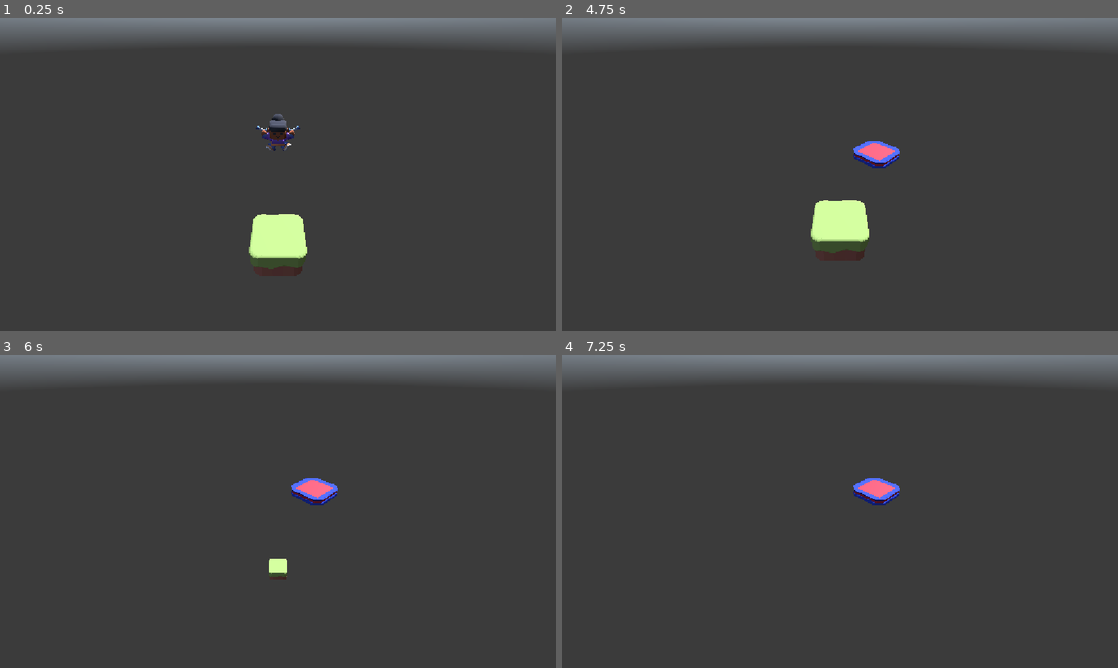
Above: before the commit, frames 1-4 (two rows, left to right).
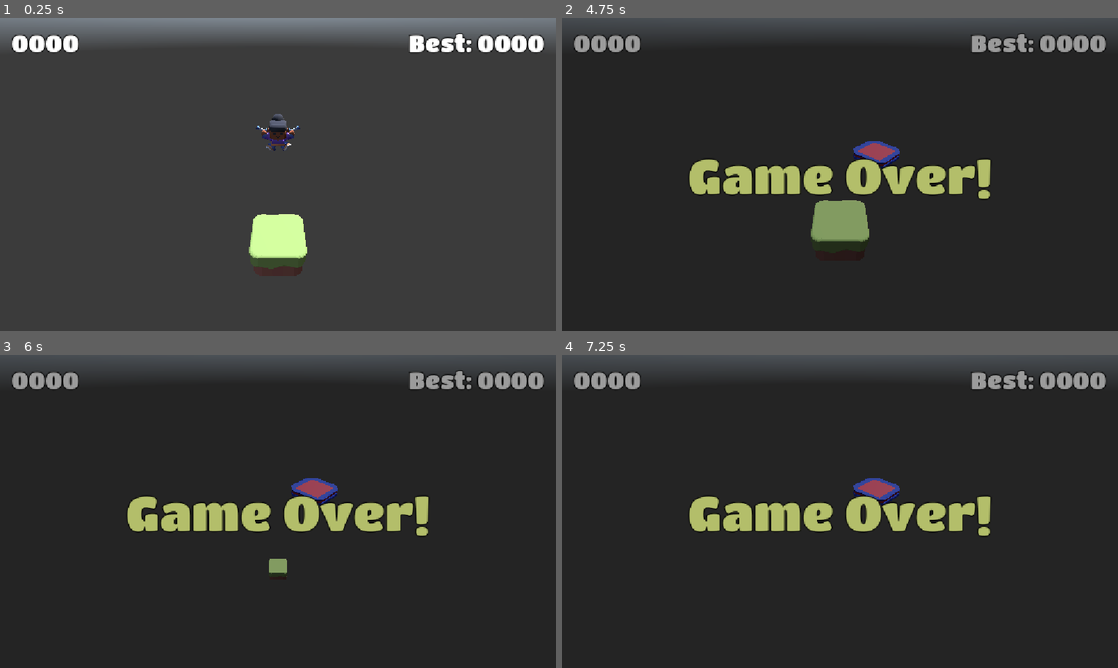
Above: after the commit, the same moments.

Repository: ChristiannYa/sky-pogo
Game: Godot game, scene res://scenes/game/game.tscn
The game is run twice, just before and just after one commit, with the same random seed, the same clock (stepped at 60 frames per second) and the same inputs. A sky picture missing from this copy of the repository is replaced by a grey-blue gradient. Sound files missing from this copy of the repository are replaced by a short silence.
Inputs:
- Up to frame 1 (0.25 s): no input
- Up to frame 2 (4.75 s): hold Right (ui_right) 0.53-1.28 s; tap Space (space) every 0.75 s from 0.6 to 4.35 s; hold Left (ui_left) 1.28-2.03 s; hold Right (ui_right) 2.03-2.78 s; hold Up (ui_up) 2.78-3.53 s; hold Left (ui_left) from 3.53 s (still down)
- Up to frame 3 (6 s): tap Space (space) at 5.1, 5.85 s; release Left (ui_left) at 5.78 s; hold Right (ui_right) from 5.78 s (still down)
- Up to frame 4 (7.25 s): tap Enter at 6.5 s; release Right (ui_right) at 6.53 s; hold Up (ui_up) from 6.53 s (still down); tap Space (space) at 6.6 s

The runs differ from the first frame. In frame 1, 1.7% of the frame differs, in the area x 2-98%, y 4-12%; in frame 2, 17%, in the area x 0-100%, y 0-78%; in frame 3, 15%; in frame 4, 15%.

Commit message:
18-game-ui

Diff:
--- /dev/null
+++ b/game_ui/game_ui.gd
@@ -0,0 +1,10 @@
+extends Control
+
+@onready var game_over_color_rect: ColorRect = $GameOverColorRect
+
+
+func _ready() -> void:
+	SignalHub.game_over.connect(on_game_over)
+
+func on_game_over():
+	game_over_color_rect.show()
--- /dev/null
+++ b/game_ui/game_ui.tscn
@@ -0,0 +1,72 @@
+[gd_scene format=3 uid="uid://fcond4xevwh2"]
+
+[ext_resource type="LabelSettings" uid="uid://bhoveqhi74e5w" path="res://resources/score_label.tres" id="1_dfl03"]
+[ext_resource type="Script" uid="uid://v8r6y7g31oxi" path="res://game_ui/game_ui.gd" id="1_h0okc"]
+[ext_resource type="FontFile" uid="uid://co8qmdm4sb1qw" path="res://assets/fonts/TitanOne-Regular.ttf" id="2_0osaa"]
+
+[sub_resource type="LabelSettings" id="LabelSettings_h0okc"]
+font = ExtResource("2_0osaa")
+font_size = 102
+font_color = Color(0.70182985, 0.745899, 0.41591293, 1)
+outline_size = 8
+outline_color = Color(0, 0, 0, 1)
+
+[node name="GameUi" type="Control" unique_id=1722941089]
+layout_mode = 3
+anchors_preset = 15
+anchor_right = 1.0
+anchor_bottom = 1.0
+grow_horizontal = 2
+grow_vertical = 2
+script = ExtResource("1_h0okc")
+
+[node name="MarginContainer" type="MarginContainer" parent="." unique_id=1329690720]
+layout_mode = 1
+anchors_preset = 10
+anchor_right = 1.0
+offset_bottom = 56.0
+grow_horizontal = 2
+theme_override_constants/margin_left = 24
+theme_override_constants/margin_top = 24
+theme_override_constants/margin_right = 24
+
+[node name="ScoreLabel" type="Label" parent="MarginContainer" unique_id=275570678]
+layout_mode = 2
+size_flags_horizontal = 0
+text = "0000"
+label_settings = ExtResource("1_dfl03")
+
+[node name="HighScoreLabel" type="Label" parent="MarginContainer" unique_id=1464858650]
+layout_mode = 2
+size_flags_horizontal = 8
+text = "Best: 0000"
+label_settings = ExtResource("1_dfl03")
+horizontal_alignment = 2
+
+[node name="GameOverColorRect" type="ColorRect" parent="." unique_id=149635434]
+visible = false
+layout_mode = 1
+anchors_preset = 15
+anchor_right = 1.0
+anchor_bottom = 1.0
+grow_horizontal = 2
+grow_vertical = 2
+color = Color(0, 0, 0, 0.39215687)
+
+[node name="Label" type="Label" parent="GameOverColorRect" unique_id=346814964]
+layout_mode = 1
+anchors_preset = 8
+anchor_left = 0.5
+anchor_top = 0.5
+anchor_right = 0.5
+anchor_bottom = 0.5
+offset_left = -148.0
+offset_top = -28.0
+offset_right = 148.0
+offset_bottom = 28.0
+grow_horizontal = 2
+grow_vertical = 2
+text = "Game Over!"
+label_settings = SubResource("LabelSettings_h0okc")
+horizontal_alignment = 1
+vertical_alignment = 1
--- a/globals/signal_hub.gd
+++ b/globals/signal_hub.gd
@@ -2,7 +2,10 @@
 
 
 signal new_platform(pos: Vector3)
-
+signal game_over
 
 func emit_new_platform(pos: Vector3):
 	new_platform.emit(pos)
+
+func emit_game_over():
+	game_over.emit()
--- a/project.godot
+++ b/project.godot
@@ -22,7 +22,6 @@
 [display]
 
 window/stretch/mode="canvas_items"
-window/stretch/aspect="expand"
 
 [input]
 
--- /dev/null
+++ b/resources/score_label.tres
@@ -0,0 +1,9 @@
+[gd_resource type="LabelSettings" format=3 uid="uid://bhoveqhi74e5w"]
+
+[ext_resource type="FontFile" uid="uid://co8qmdm4sb1qw" path="res://assets/fonts/TitanOne-Regular.ttf" id="1_pe3ur"]
+
+[resource]
+font = ExtResource("1_pe3ur")
+font_size = 48
+outline_size = 8
+outline_color = Color(0, 0, 0, 1)
--- a/scenes/game/game.tscn
+++ b/scenes/game/game.tscn
@@ -5,6 +5,7 @@
 [ext_resource type="PackedScene" uid="uid://cj2syxkspb8u4" path="res://scenes/spawner/spawner.tscn" id="3_kelw5"]
 [ext_resource type="PackedScene" uid="uid://bvclg3754r5qh" path="res://scenes/player_camera/player_camera.tscn" id="4_kelw5"]
 [ext_resource type="AudioStream" uid="uid://dmr802jim7rv5" path="res://assets/audio/Arroz Con Pollo.mp3" id="5_lfrn8"]
+[ext_resource type="PackedScene" uid="uid://fcond4xevwh2" path="res://game_ui/game_ui.tscn" id="6_5i0tg"]
 
 [sub_resource type="PanoramaSkyMaterial" id="PanoramaSkyMaterial_ifgtf"]
 panorama = ExtResource("1_sul5r")
@@ -40,3 +41,5 @@
 volume_db = -9.0
 autoplay = true
 parameters/looping = true
+
+[node name="GameUi" parent="." unique_id=1722941089 instance=ExtResource("6_5i0tg")]
--- a/scenes/player/player.gd
+++ b/scenes/player/player.gd
@@ -61,4 +61,4 @@
 
 
 func _on_fallen_off_sound_finished() -> void:
-	print("game over")
+	SignalHub.emit_game_over()
Binary file added: assets/fonts/TitanOne-Regular.ttf
Not shown, added: assets/fonts/TitanOne-Regular.ttf.import
Not shown, added: game_ui/game_ui.gd.uid
